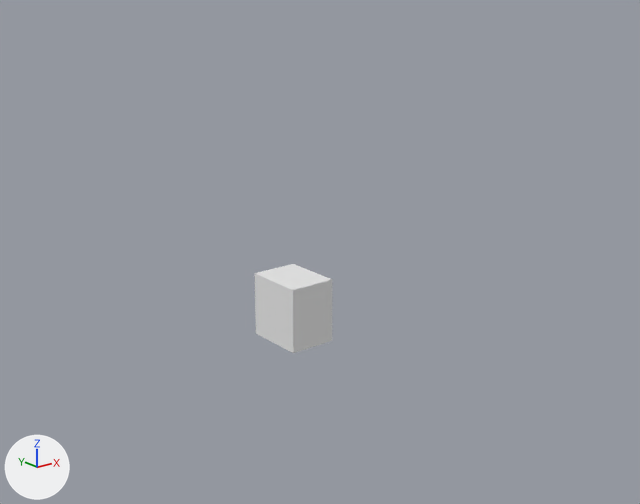
What one commit did to the Blender file public/scene/collada.blend.
Camera for both pictures: a 50 mm camera at (-27.8, -36.4, 18.3) aimed at (-0.1, -1.8, 4.5). The lights are fixed; the arrows at lower left show +X, +Y and +Z.

Script lines for the objects in view, before the commit:
```python
me_cube = bpy.data.meshes.new('Cube')
me_cube.from_pydata(...)  # a box spanning x -1.0..1.0, y -1.0..1.0, z -1.0..1.0
me_cube.materials.append(mat_material)  # white #e7e7e7
ob_cube = bpy.data.objects.new('Cube', me_cube)
ob_cube.location = (0.53, 1.4, 0.28)
ob_cube.scale = (1.38, 1.81, 1.84)
```
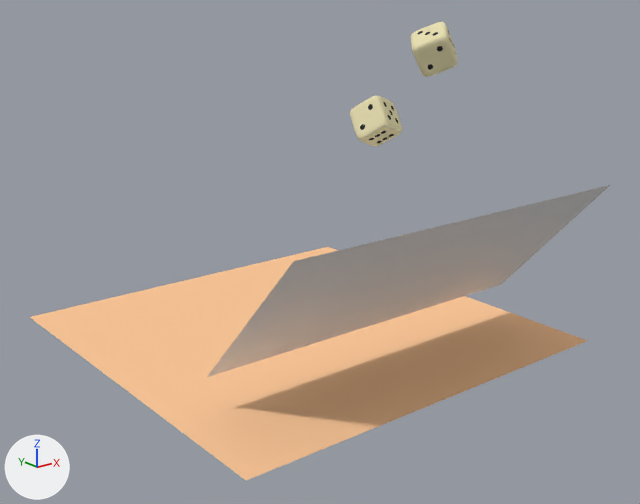
What differs and where, as boxes [x1, y1, x2, y2] in the pictures (640 x 504 px):
'Plane', added (beige): after [30, 247, 588, 480]
'Plane.001', added: after [207, 185, 610, 377]
'Cube', reshaped, moved, turned, rescaled, modifiers changed: before [255, 264, 332, 353]; after [411, 22, 457, 77]
'Cube.001', added (beige): after [350, 96, 402, 146]
    faces in mat_material_005 (beige #e7deb3): [350, 96, 402, 146]
    faces in mat_material_004 (black #303030): [360, 102, 398, 143]
part 1 of me_cube, built on: before [255, 264, 332, 353]; after [411, 22, 457, 77]

The change, as a list of edits to the scene's bpy script:
```text
Add mat_material_005:
    mat_material_005 = diffuse_material('Material.005')
    mat_material_005.base_color = (0.8, 0.732, 0.449)  # beige #e7deb3
Add mat_material_004:
    mat_material_004 = diffuse_material('Material.004')
    mat_material_004.base_color = (0.0291, 0.0291, 0.0291)  # black #303030
Add mat_material_003:
    mat_material_003 = diffuse_material('Material.003')
    mat_material_003.base_color = (1.0, 0.59, 0.326)  # beige #ffca9b
Change me_cube:
    used by ob_cube; location = (0.53, 1.4, 0.28); scale = (1.38, 1.81, 1.84)
    remove me_cube.from_pydata(...)  # 8 vertices, 6 faces; spans x -1.0..1.0, y -1.0..1.0, z -1.0..1.0
    remove me_cube.materials.append(mat_material)  # white #e7e7e7
    add me_cube.from_pydata(...)  # 404 vertices, 402 faces; spans x -1.0..1.0, y -1.0..1.0, z -1.0..1.0
    me_cube part 1: 8 vertices removed from x -1.0..1.0, y -1.0..1.0, z -1.0..1.0; 404 vertices added at x -1.0..1.0, y -1.0..1.0, z -1.0..1.0
    me_cube part 2: the surface is now shaded smooth
    add me_cube.materials.append(mat_material_005)  # beige #e7deb3
    add me_cube.materials.append(mat_material_004)  # black #303030
Add me_plane:
    me_plane.from_pydata([(-1.0, -1.0, 0.0), (1.0, -1.0, 0.0), (-1.0, 1.0, 0.0), (1.0, 1.0, 0.0)], [], [(0, 1, 3, 2)])
    me_plane.materials.append(mat_material_003)  # beige #ffca9b
Add me_plane_001:
    me_plane_001.from_pydata([(-1.0, -1.0, 0.0), (1.0, -1.0, 0.0), (-1.0, 1.0, 0.0), (1.0, 1.0, 0.0)], [], [(0, 1, 3, 2)])
Add me_cube_001:
    me_cube_001.from_pydata(...)  # 404 vertices, 402 faces; spans x -1.0..1.0, y -1.0..1.0, z -1.0..1.0
    me_cube_001.polygons.foreach_set('use_smooth', [True] * 402)
    # faces by material slot: [297, 105]
    me_cube_001.materials.append(mat_material_005)  # beige #e7deb3
    me_cube_001.materials.append(mat_material_004)  # black #303030
Change ob_cube:
    ob_cube.location: (0.53, 1.4, 0.28) -> (0.19, -9.22, 15.26)
    ob_cube.rotation_euler: (0.0, 0.0, 0.0) -> (-0.404, -0.378, 0.85)  # degrees (0, 0, 0) -> degrees (-23, -22, 49)
    ob_cube.scale: (1.38, 1.81, 1.84) -> (0.8, 0.8, 0.8)
    add _m = ob_cube.modifiers.new('Subsurf', 'SUBSURF')
    add _m.levels = 3
Add ob_plane:
    ob_plane = bpy.data.objects.new('Plane', me_plane)
    ob_plane.location = (-0.2, -0.11, -0.36)
    ob_plane.scale = (11.0, 11.0, 11.0)
Add ob_plane_001:
    ob_plane_001 = bpy.data.objects.new('Plane.001', me_plane_001)
    ob_plane_001.location = (0.28, -8.82, 4.95)
    ob_plane_001.rotation_euler = (-0.827, 0.0, 0.0)  # degrees (-47, 0, 0)
    ob_plane_001.scale = (9.78, 4.73, 4.73)
Add ob_cube_001:
    ob_cube_001 = bpy.data.objects.new('Cube.001', me_cube_001)
    ob_cube_001.location = (-1.63, -7.65, 12.18)
    ob_cube_001.rotation_euler = (-0.587, 0.351, 0.247)  # degrees (-34, 20, 14)
    ob_cube_001.scale = (0.8, 0.8, 0.8)
    _m = ob_cube_001.modifiers.new('Subsurf', 'SUBSURF')
    _m.levels = 3
```
